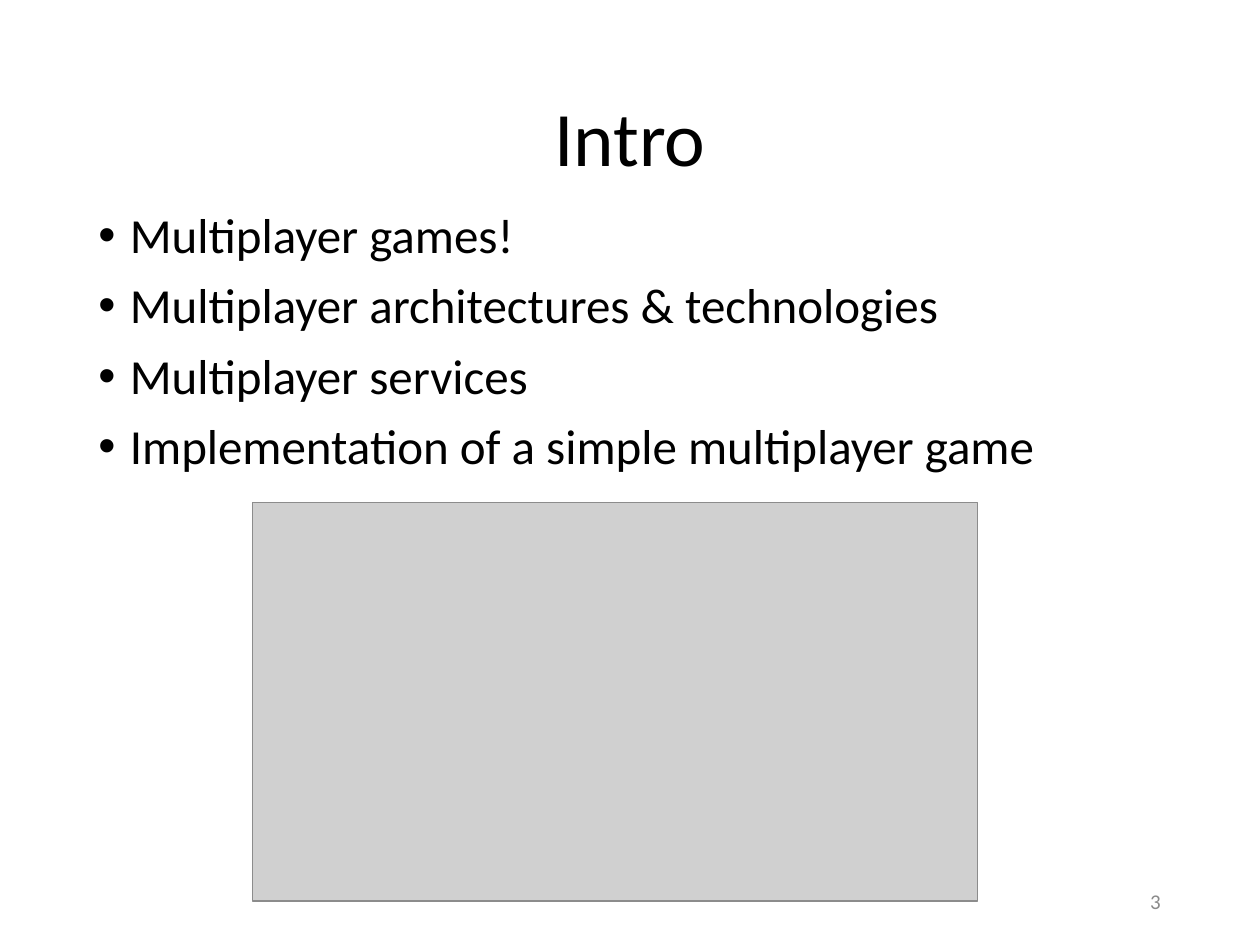
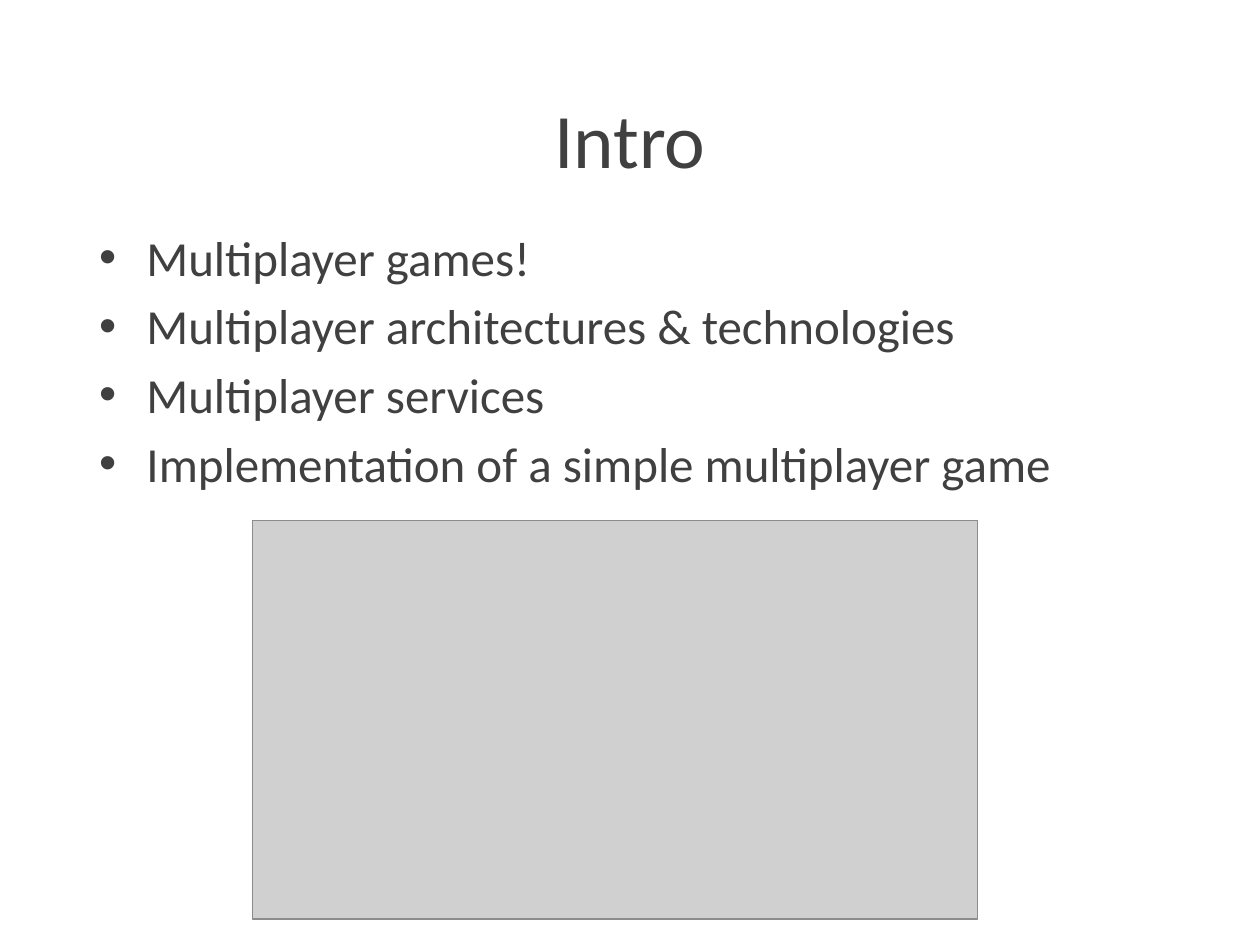
Before and after one commit to Lotti/codemotion2015, a slide deck: slide 3 of slides/slides.pptx. Drawn at 1260x945 pixels with LibreOffice and Linux fonts; fonts in the diff are those of the drawing; grey boxes stand for pictures; background and template pictures are left out. Boxes give left, top, right and bottom in pixels: in the first picture for what was removed or moved away, otherwise in the second. Text is boxed around its words. In the diff, an @@ line names an element or a change of style, - is before the commit and + after.

```diff
--- a/slides/slides.pptx
+++ b/slides/slides.pptx
@@ title "Intro" at [554, 118, 705, 169]: text colour #000000 to #404040; line spacing 0.9 to 1; vertical alignment middle to top @@
@@ text "Multiplayer games!": place and size @@
-text "Multiplayer games!" at [130, 219, 1034, 473]
+text "Multiplayer games!" at [146, 242, 1050, 491]
@@ text "Multiplayer games!" at [146, 242, 1050, 491]: text colour #000000 to #404040; indent changed; line spacing 0.9 to 1; less space between paragraphs @@
@@ picture: place and size @@
-picture at [253, 503, 978, 901]
+picture at [253, 520, 978, 919]
@@ page number removed at [1150, 895, 1161, 909] @@
-3
```
Also in this commit, not shown: 12 other slides changed, 1 slide added, 19 slides removed, 11 other files.
